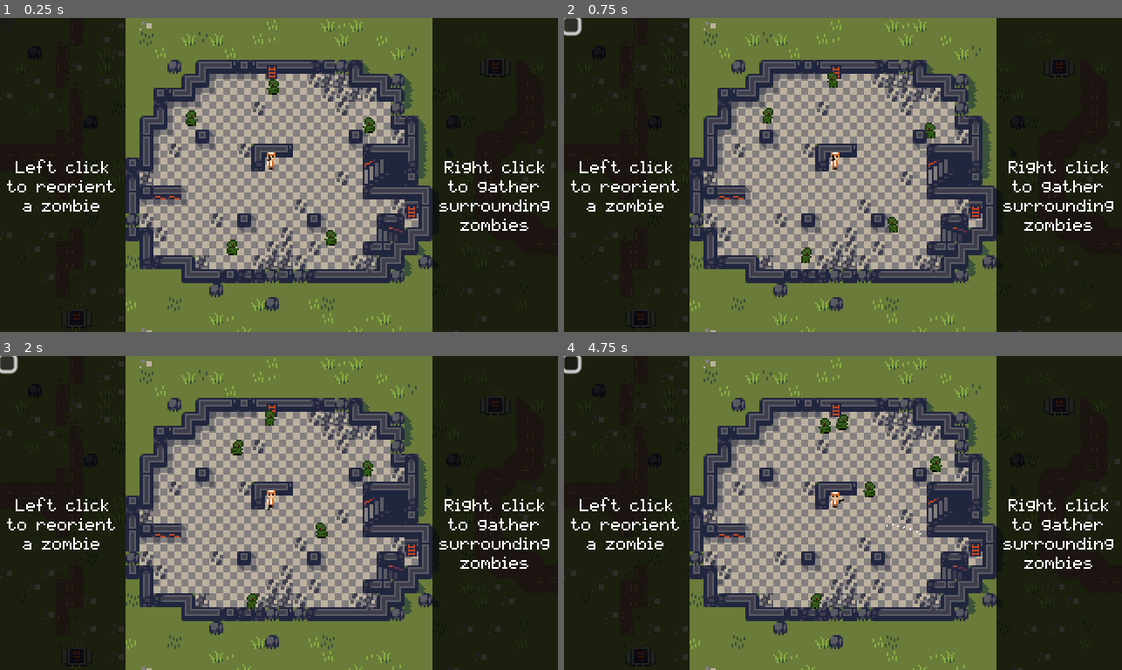
Above: before the commit, frames 1-4 (two rows, left to right).
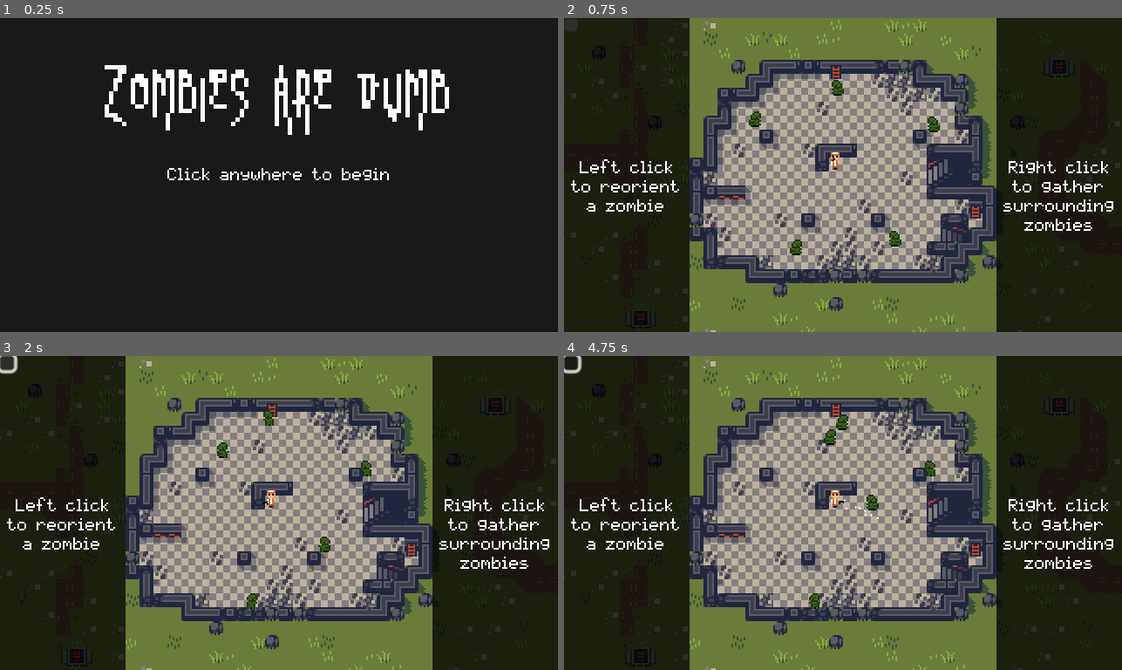
Above: after the commit, the same moments.

Repository: Lysquid/GMTK-2023
Game: Godot game, scene res://src/main.tscn
Same seed, same stepped clock (60 frames per second), same inputs: the game is played once before the commit and once after it. Sound files missing from this copy of the repository are replaced by a short silence.
Inputs (mouse positions are in pixels of both pictures, inside the frame that each line leads up to):
- Up to frame 1 (0.25 s): no input
- Up to frame 2 (0.75 s): click (569, 24) at 0.52 s
- Up to frame 3 (2 s): click (5, 362) at 1.25 s
- Up to frame 4 (4.75 s): click (569, 362) at 2 s; tap Enter at 2.75, 3.5, 4.25 s; move the mouse to (831, 415) at 2.77 s; click (831, 415) at 2.85 s; move the mouse to (826, 440) at 3.52 s; right-click (826, 440) at 3.6 s; move the mouse to (932, 469) at 4.27 s; click (932, 469) at 4.35 s

The runs differ from the first frame. In frame 1, 57% of the frame differs, in the area x 1-99%, y 0-100%; in frame 2, 0.8%; in frame 3, 0.4%; in frame 4, 0.6%.

Commit message:
start screen

Diff:
--- a/project.godot
+++ b/project.godot
@@ -43,6 +43,13 @@
 "events": [Object(InputEventKey,"resource_local_to_scene":false,"resource_name":"","device":-1,"window_id":0,"alt_pressed":false,"shift_pressed":false,"ctrl_pressed":false,"meta_pressed":false,"pressed":false,"keycode":0,"physical_keycode":82,"key_label":0,"unicode":114,"echo":false,"script":null)
 ]
 }
+mouse={
+"deadzone": 0.5,
+"events": [Object(InputEventMouseButton,"resource_local_to_scene":false,"resource_name":"","device":-1,"window_id":0,"alt_pressed":false,"shift_pressed":false,"ctrl_pressed":false,"meta_pressed":false,"button_mask":0,"position":Vector2(0, 0),"global_position":Vector2(0, 0),"factor":1.0,"button_index":1,"canceled":false,"pressed":false,"double_click":false,"script":null)
+, Object(InputEventMouseButton,"resource_local_to_scene":false,"resource_name":"","device":-1,"window_id":0,"alt_pressed":false,"shift_pressed":false,"ctrl_pressed":false,"meta_pressed":false,"button_mask":0,"position":Vector2(0, 0),"global_position":Vector2(0, 0),"factor":1.0,"button_index":2,"canceled":false,"pressed":false,"double_click":false,"script":null)
+, Object(InputEventMouseButton,"resource_local_to_scene":false,"resource_name":"","device":-1,"window_id":0,"alt_pressed":false,"shift_pressed":false,"ctrl_pressed":false,"meta_pressed":false,"button_mask":0,"position":Vector2(0, 0),"global_position":Vector2(0, 0),"factor":1.0,"button_index":3,"canceled":false,"pressed":false,"double_click":false,"script":null)
+]
+}
 
 [rendering]
 
--- a/src/entities/human.gd
+++ b/src/entities/human.gd
@@ -41,7 +41,7 @@
 		to = global_position + dir * position.distance_to(enemy.position)
 
 	var space_state = get_world_2d().direct_space_state
-	var query = PhysicsRayQueryParameters2D.create(global_position, to, 3)
+	var query = PhysicsRayQueryParameters2D.create(global_position, to, 7)
 
 	var result: Dictionary = space_state.intersect_ray(query)
 	if result.is_empty(): return false	# should not happen
--- /dev/null
+++ b/src/hud/game_start.gd
@@ -0,0 +1,7 @@
+extends Control
+
+signal start_game
+
+func _process(_delta):
+	if Input.is_action_pressed("mouse"):
+		start_game.emit()
--- /dev/null
+++ b/src/hud/game_start.tscn
@@ -0,0 +1,20 @@
+[gd_scene load_steps=3 format=3 uid="uid://qo5iolb3j7rf"]
+
+[ext_resource type="PackedScene" uid="uid://c8i62kv1n7aao" path="res://src/hud/hud.tscn" id="1_ioqm3"]
+[ext_resource type="Script" path="res://src/hud/game_start.gd" id="2_37sid"]
+
+[node name="HUD" instance=ExtResource("1_ioqm3")]
+script = ExtResource("2_37sid")
+
+[node name="ColorRect" parent="." index="0"]
+color = Color(0.0980392, 0.0980392, 0.0980392, 1)
+
+[node name="Title" parent="." index="1"]
+text = "Zombies are dumb"
+
+[node name="Subtitle" parent="." index="2"]
+text = "Click anywhere to begin"
+
+[node name="Button" parent="." index="3"]
+visible = false
+text = "GMTK 2023"
--- a/src/main.gd
+++ b/src/main.gd
@@ -23,7 +23,6 @@
 
 func _ready():
 	play_music()
-	load_level()
 
 func _process(delta):
 	if Input.is_action_pressed("restart"):
@@ -69,5 +68,8 @@
 	$AudioStreamPlayer.play()
 
 func _on_audio_stream_player_2d_finished():
+	play_music()
 
-	play_music()
+func _on_start_screen_start_game():
+	$StartScreen.queue_free()
+	load_level()
--- a/src/main.tscn
+++ b/src/main.tscn
@@ -12,6 +12,7 @@
 [ext_resource type="PackedScene" uid="uid://bbxn3vlyu8kcs" path="res://src/level/level5.tscn" id="7_rybd2"]
 [ext_resource type="PackedScene" uid="uid://crlor7admtbns" path="res://src/hud/level_complete.tscn" id="8_1xysx"]
 [ext_resource type="PackedScene" uid="uid://b4bpuhagg6e1d" path="res://src/hud/game_end.tscn" id="9_opsku"]
+[ext_resource type="PackedScene" uid="uid://qo5iolb3j7rf" path="res://src/hud/game_start.tscn" id="13_4grk6"]
 
 [node name="Main" type="Node"]
 script = ExtResource("1_1eu3o")
@@ -27,4 +28,9 @@
 [node name="AudioStreamPlayer" type="AudioStreamPlayer" parent="."]
 autoplay = true
 
+[node name="StartScreen" parent="." instance=ExtResource("13_4grk6")]
+
 [connection signal="finished" from="AudioStreamPlayer" to="." method="_on_audio_stream_player_2d_finished"]
+[connection signal="focus_entered" from="StartScreen" to="." method="_on_start_screen_focus_entered"]
+[connection signal="mouse_entered" from="StartScreen" to="." method="_on_start_screen_mouse_entered"]
+[connection signal="start_game" from="StartScreen" to="." method="_on_start_screen_start_game"]
Not shown: 1 places in src/main.tscn that only renumber resources
